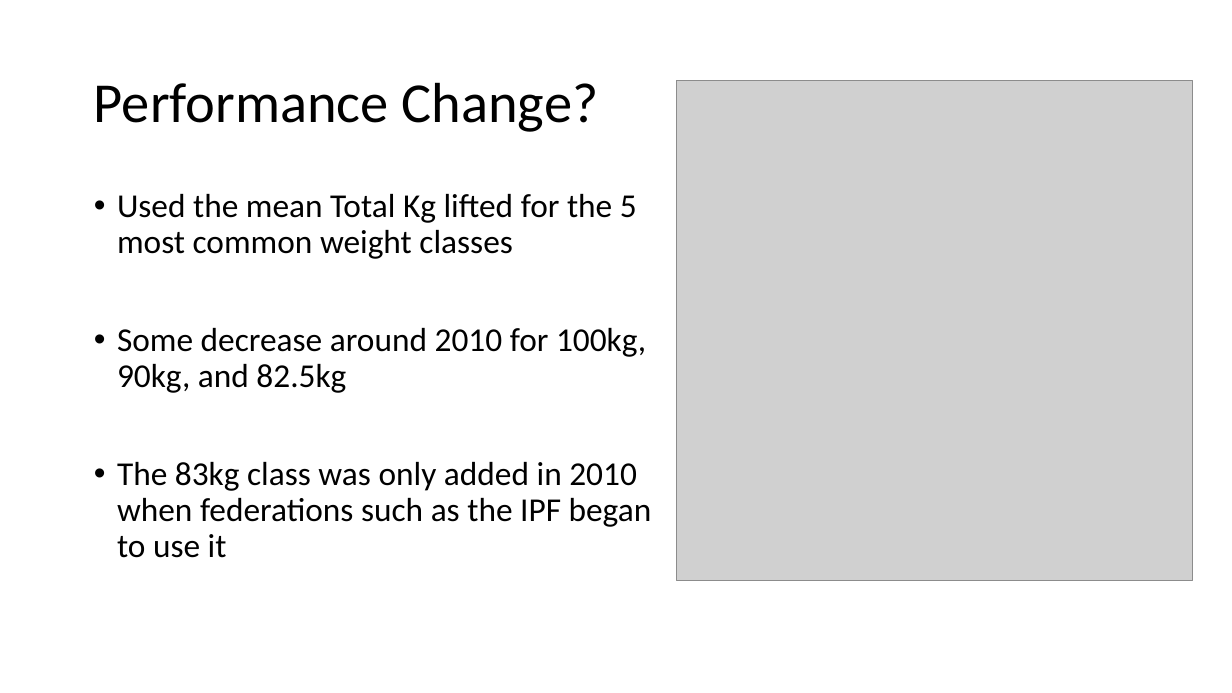
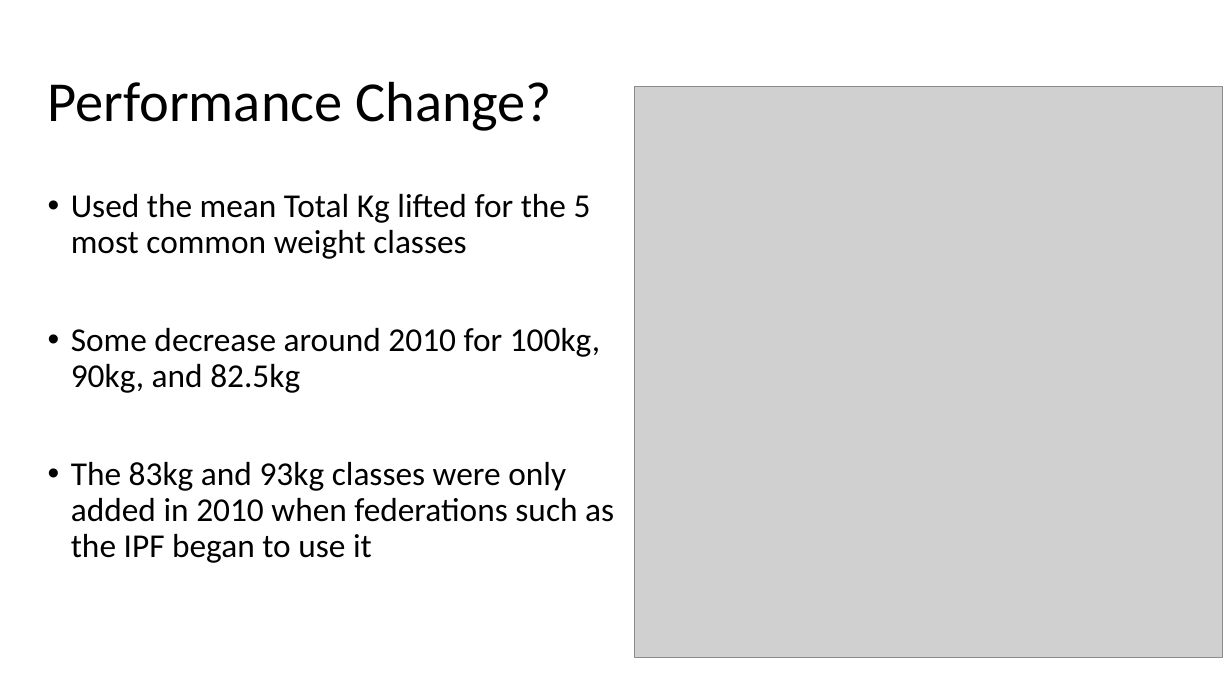
Before and after one commit to LillWawrence/freeform_programming_assessment_new, a slide deck: slide 7 of freeform_presentation.pptx (slide 4 before the commit). Drawn at 1232x693 pixels with LibreOffice and Linux fonts; fonts in the diff are those of the drawing; grey boxes stand for pictures. Boxes give left, top, right and bottom in pixels: in the first picture for what was removed or moved away, otherwise in the second. Text is boxed around its words. In the diff, an @@ line names an element or a change of style, - is before the commit and + after.

```diff
--- a/freeform_presentation.pptx
+++ b/freeform_presentation.pptx
@@ title "Performance Change?": place and size @@
-title "Performance Change?" at box(94, 82, 599, 132)
+title "Performance Change?" at box(48, 81, 552, 131)
@@ picture: place and size @@
-picture at box(677, 80, 1192, 581)
+picture at box(635, 87, 1223, 657)
@@ text "Used the mean Total Kg ...": place and size @@
-text "Used the mean Total Kg ..." at box(117, 194, 652, 558)
+text "Used the mean Total Kg ..." at box(71, 194, 614, 563)
@@ text at box(71, 462, 614, 563): text changed @@
-• The 83kg class was only added in 2010 when federations such as the IPF began to use it
+• The 83kg and 93kg classes were only added in 2010 when federations such as the IPF began to use it
```
Also in this commit, not shown: 3 other slides changed, 6 slides added, 2 other files.
